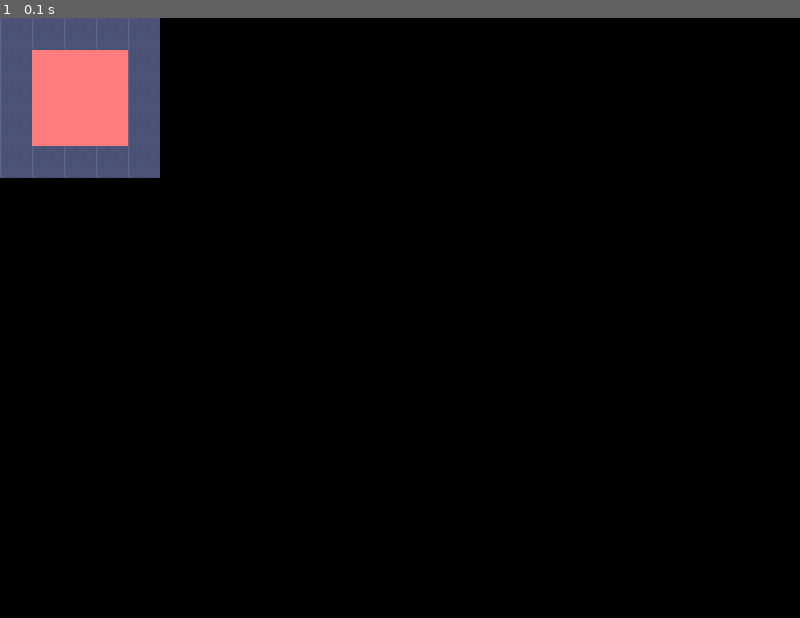
Above: before the commit, frame 1.
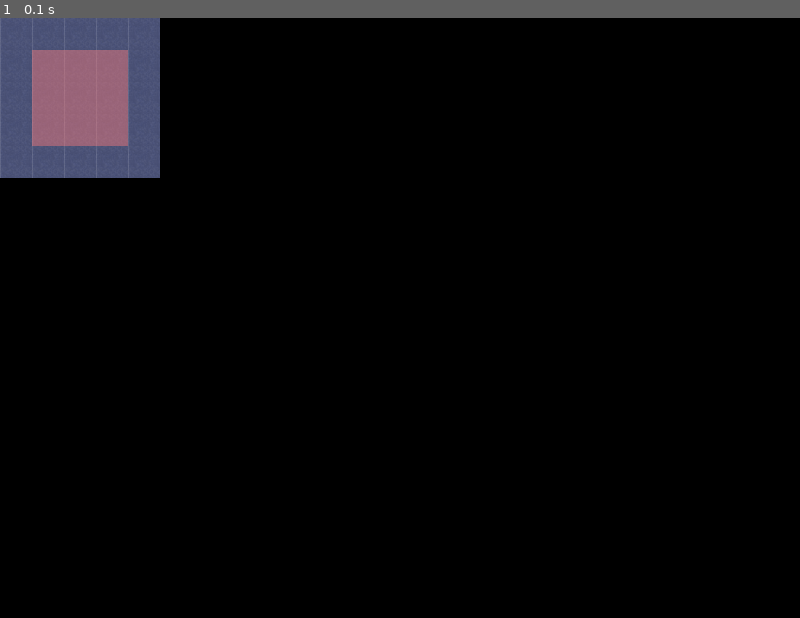
Above: after the commit, the same moment.

Repository: rongcuid/Pygame-RPG-Engine
Game: pygame game, started from Game.py
Same seed, same stepped clock (60 frames per second), same inputs: the game is played once before the commit and once after it.
Inputs:
- Up to frame 1 (0.1 s): no input

The runs differ from the first frame. In frame 1, 1.9% of the frame differs, in the area x 4-16%, y 5-22%.

Commit message:
Added transparency support

Diff:
--- a/Map.py
+++ b/Map.py
@@ -30,7 +30,7 @@
         self.state = Map.STATE_PREPARING
 
         tileLayersData, tilesetsData = self.Read(map_file)
-        self.tileList,self.tileProp = self.LoadTileList(tilesetsData)
+        self.tileList,self.tileProp = self.LoadTileSet(tilesetsData)
 
         # This is used to store layers built
         self.layers = []
@@ -39,17 +39,9 @@
 
         for l in range(len(tileLayersData)):
             self.layers.append(
-                self.Build(tileLayersData[l]['data'],
-                           tileLayersData[l]['width']))
+                self.Build(tileLayersData[l]))
 
         self.sectors = self.SetupSectors(self.layers)
-
-        # Test CanMove. Note: Test finished
-        #print(self.sectors[39][39].CanMove(GameConstants.DIRECTION_UP))
-        #print(self.sectors[39][39].CanMove(GameConstants.DIRECTION_DOWN))
-        #print(self.sectors[39][39].CanMove(GameConstants.DIRECTION_LEFT))
-        #print(self.sectors[39][39].CanMove(GameConstants.DIRECTION_RIGHT))
-        # ------
 
         self.state = Map.STATE_BUILT
         evManager.Post(Events.MapBuiltEvent(self))
@@ -79,34 +71,39 @@
 
         return [tileLayersData, tilesetsData]
 
-    def Build(self, tileMapData, columns):
+    def Build(self, tileMapData):
         '''
         Reads a list of tiles used, the number of
         columns of tiles for the width, and construct map
         '''
-        rows = int(len(tileMapData) / columns)
-        assert rows * columns == len(tileMapData) # Make sure number is correct
+        data = tileMapData['data']
+        columns = tileMapData['width']
+        alpha = int(tileMapData['opacity'] * 255)
+        rows = int(len(data) / columns)
+        assert rows * columns == len(data) # Make sure number is correct
         tileMap = []
         tilePropMap = []
         for tile_row in range(0, rows):
             tileMap.append([])
             tilePropMap.append([])
             for tile_column in range(0, columns):
-                # Initialize properties
+                # Initialize lists
+                tileMap[tile_row].append([])
                 tilePropMap[tile_row].append([])
-                # Retrieve tile address in tileset from tileMapData, read the tile from tileList,
+                # Retrieve tile address in tileset from data, read the tile from tileList,
                 # then assign that to the corresponding entry in tileMap
-                tileMap[tile_row].append(
-                    self.tileList[
-                        tileMapData[tile_row * columns + tile_column] - 1])
-                # Retrieve tile address in tileset from tileMapData, read property from tileProp,
+                tileMap[tile_row][tile_column] = self.tileList[
+                            data[tile_row * columns + tile_column] - 1]
+                if tileMap[tile_row][tile_column] != None:
+                    tileMap[tile_row][tile_column].set_alpha(alpha)
+                # Retrieve tile address in tileset from data, read property from tileProp,
                 # then assign that to corresponding entry in tilePropMap
                 tilePropMap[tile_row][tile_column] = self.tileProp[
-                            tileMapData[tile_row * columns + tile_column] - 1]
+                            data[tile_row * columns + tile_column] - 1]
         Debug("Tile map initialized")
         return [tileMap,tilePropMap]
 
-    def LoadTileList(self, tilesets):
+    def LoadTileSet(self, tilesets):
         '''
         Loads tile list from tileset.
         Iterates through tilesets to make tile lists
@@ -123,6 +120,7 @@
             except:
                 raise Exception(
                     "Error: Tile set file \'", tilesetData['image'], "\' does not exist.")
+            tilesetImg = tilesetImg.convert()
             Debug("Tileset image is successfully loaded")
             spacing = tilesetData['spacing']
             margin = tilesetData['margin']
--- a/Views.py
+++ b/Views.py
@@ -41,7 +41,6 @@
         self.window.blit(self.background, (0, 0))
         pygame.display.flip()
 
-        self.overlays = pygame.sprite.RenderUpdates()
     #-------------------------------
 
     def ShowMap(self, gameMap, xoffset=0, yoffset=0):
@@ -60,7 +59,6 @@
                     self.DrawTile(tile_x, tile_y, mapLayer)
 
         self.window.blit(self.background, (0, 0))
-        self.overlays.draw(self.window)
         pygame.display.flip()
         self.state = self.STATE_IDLE
 
@@ -75,7 +73,6 @@
     def Notify(self, event):
         if isinstance(event, Events.TickEvent):
             if self.state == self.STATE_IDLE:
-                self.overlays.draw(self.window)
                 pygame.display.flip()
         elif isinstance(event, Events.MapBuiltEvent):
             gameMap = event.map
--- a/data/test1-5x5.json
+++ b/data/test1-5x5.json
@@ -15,7 +15,7 @@
          "data":[0, 0, 0, 0, 0, 0, 73, 73, 73, 0, 0, 73, 73, 73, 0, 0, 73, 73, 73, 0, 0, 0, 0, 0, 0],
          "height":5,
          "name":"Tile Layer 2",
-         "opacity":1,
+         "opacity":0.439999997615814,
          "type":"tilelayer",
          "visible":true,
          "width":5,
